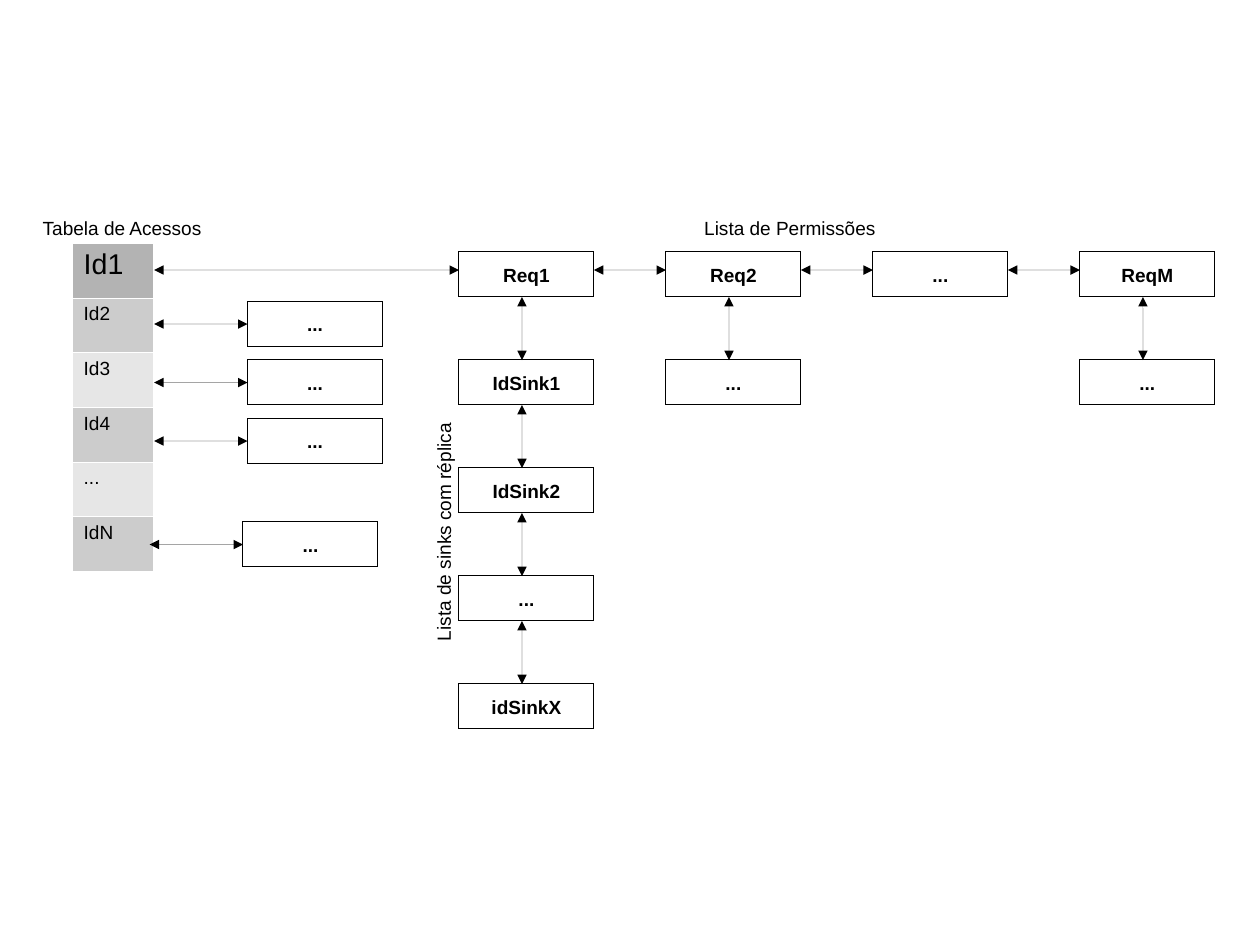
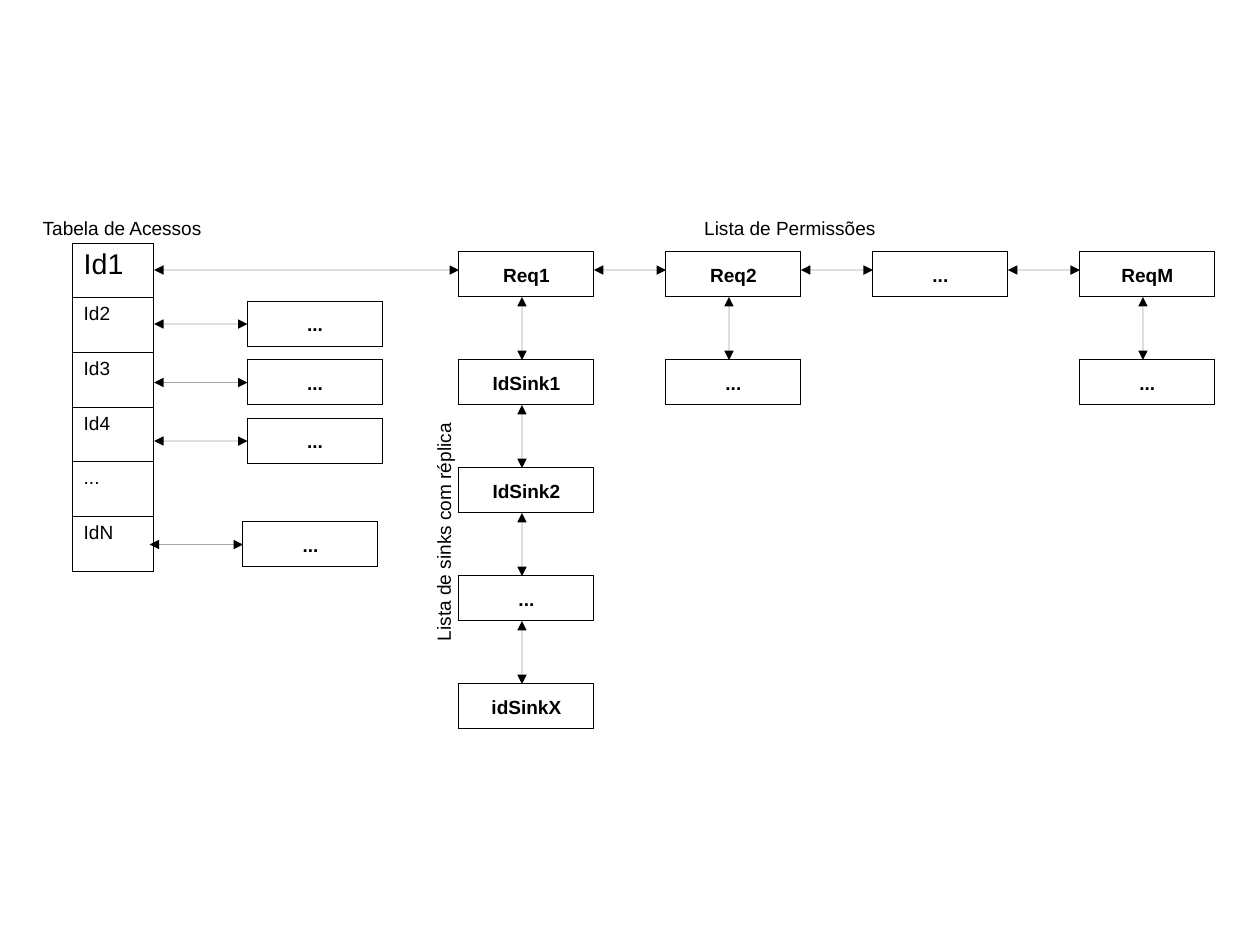
Before and after one commit to Juliano1612/arquitetura-iot, a slide deck: slide 3 of images/automata.odp. Drawn at 1260x945 pixels with LibreOffice and Linux fonts; fonts in the diff are those of the drawing. Boxes give left, top, right and bottom in pixels: in the first picture for what was removed or moved away, otherwise in the second. Text is boxed around its words. In the diff, an @@ line names an element or a change of style, - is before the commit and + after.

```diff
--- a/images/automata.odp
+++ b/images/automata.odp
@@ table at box(72, 244, 152, 572) @@
@@ fill #B3B3B3 to none in row 1, column 1 @@
@@ fill #CCCCCC to none in 3 cells @@
@@ fill #E6E6E6 to none in 2 cells @@
@@ borders changed @@
```
Also in this commit, not shown: 3 other slides changed, 4 other files.
